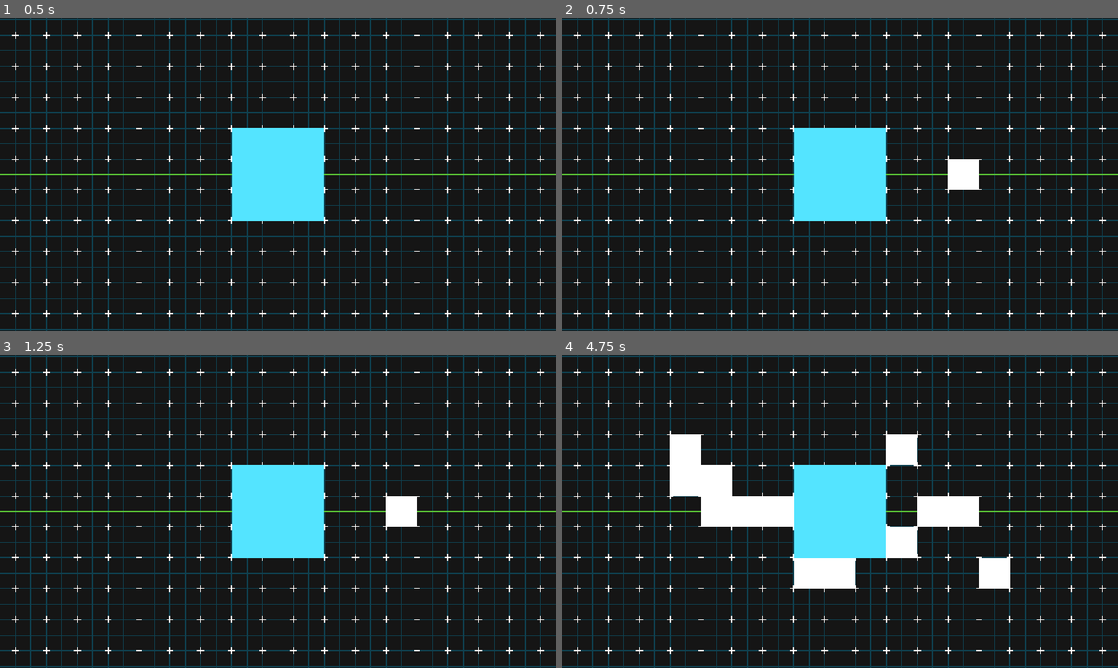
Above: before the commit, frames 1-4 (two rows, left to right).
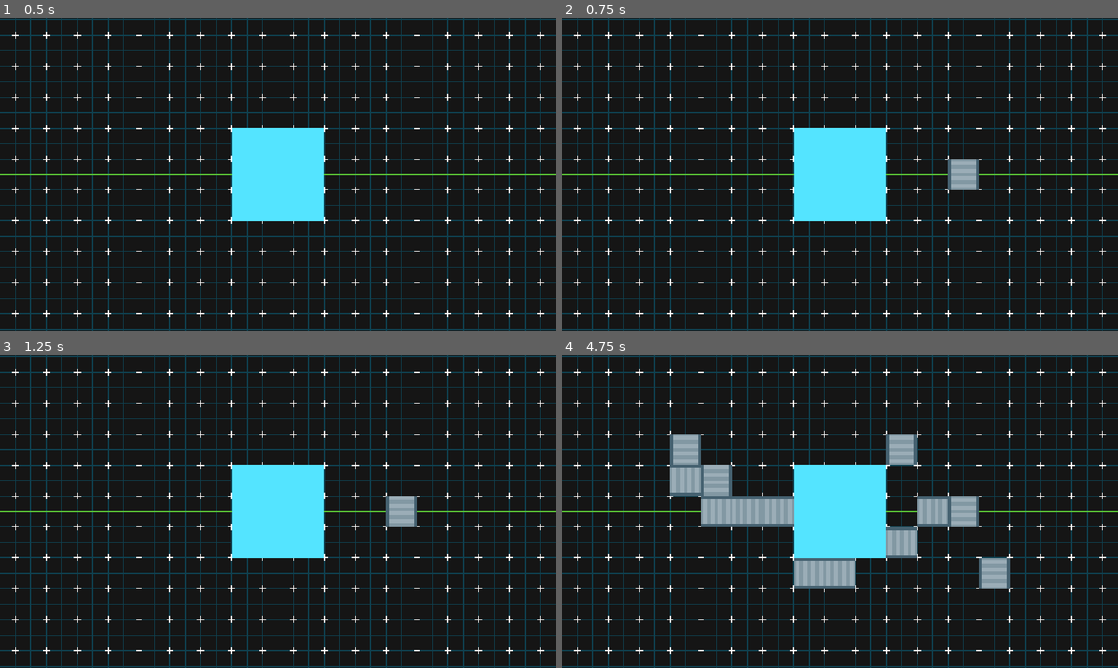
Above: after the commit, the same moments.

Repository: Justingo0/third.space-game
Game: Godot game, scene res://Scenes/test_scene.tscn
Two runs of this game, one before a commit and one after it. Both use one fixed random seed, a clock stepped at 60 frames per second and the inputs below.
Inputs (mouse positions are in pixels of both pictures, inside the frame that each line leads up to):
- Up to frame 1 (0.5 s): no input
- Up to frame 2 (0.75 s): tap Enter at 0.5 s; move the mouse to (962, 158) at 0.52 s; press the mouse at (962, 158) at 0.53 s; hold Right from 0.53 s (still down)
- Up to frame 3 (1.25 s): keep holding Right
- Up to frame 4 (4.75 s): release Right at 1.25 s; release the mouse at (962, 495) at 1.25 s; drag from (728, 527) to (962, 511) at 1.27 s; move the mouse to (895, 442) at 2.02 s; press the mouse at (895, 442) at 2.03 s; hold Right 2.03-2.75 s; release the mouse at (895, 442) at 2.75 s; drag from (812, 574) to (962, 511) at 2.77 s; move the mouse to (1006, 558) at 3.52 s; press the mouse at (1006, 558) at 3.53 s; hold Left 3.53-4.25 s; tap Shift at 3.6 s; release the mouse at (1006, 558) at 4.25 s; drag from (673, 464) to (778, 511) at 4.27 s

Frame 1 is identical in both runs. In frame 2, 0.5% of the frame differs, in the area x 69-75%, y 45-55%; in frame 3, 0.5%; in frame 4, 7.1%, in the area x 19-81%, y 25-75%.

Commit message:
Added Conveyers and Placing Rotation

Diff:
--- a/Scenes/block.tscn
+++ b/Scenes/block.tscn
@@ -1,22 +1,46 @@
 [gd_scene format=3 uid="uid://rbhy07an84kd"]
+
+[ext_resource type="Texture2D" uid="uid://bdrrjxr7btlkg" path="res://Assets/Conveyer/Conveyer1.png" id="1_i67tl"]
+[ext_resource type="Script" uid="uid://b55sc23lgy3qt" path="res://Scripts/block.gd" id="1_s3j4o"]
+[ext_resource type="Texture2D" uid="uid://c4tdwovgc3pl7" path="res://Assets/Conveyer/Conveyer2.png" id="2_s3j4o"]
+[ext_resource type="Texture2D" uid="uid://prbr0scx5n8e" path="res://Assets/Conveyer/Conveyer3.png" id="3_ods6j"]
+[ext_resource type="Texture2D" uid="uid://cglhb72cor8vb" path="res://Assets/Conveyer/Conveyer4.png" id="4_q1lxy"]
 
 [sub_resource type="RectangleShape2D" id="RectangleShape2D_p7o00"]
 size = Vector2(60, 60)
 
+[sub_resource type="SpriteFrames" id="SpriteFrames_p7o00"]
+animations = [{
+"frames": [{
+"duration": 1.0,
+"texture": ExtResource("1_i67tl")
+}, {
+"duration": 1.0,
+"texture": ExtResource("2_s3j4o")
+}, {
+"duration": 1.0,
+"texture": ExtResource("3_ods6j")
+}, {
+"duration": 1.0,
+"texture": ExtResource("4_q1lxy")
+}],
+"loop": 1,
+"name": &"move",
+"speed": 10.0
+}]
+
 [node name="Block" type="Area2D" unique_id=1277094344 groups=["Block"]]
+script = ExtResource("1_s3j4o")
 
 [node name="CollisionShape2D" type="CollisionShape2D" parent="." unique_id=309175764]
 shape = SubResource("RectangleShape2D_p7o00")
 
-[node name="ColorRect" type="ColorRect" parent="." unique_id=1333269450]
-anchors_preset = 8
-anchor_left = 0.5
-anchor_top = 0.5
-anchor_right = 0.5
-anchor_bottom = 0.5
-offset_left = -32.0
-offset_top = -32.0
-offset_right = 32.0
-offset_bottom = 32.0
-grow_horizontal = 2
-grow_vertical = 2
+[node name="Body" type="AnimatedSprite2D" parent="." unique_id=1473264716]
+texture_filter = 1
+sprite_frames = SubResource("SpriteFrames_p7o00")
+animation = &"move"
+autoplay = "move"
+frame = 1
+frame_progress = 0.28229576
+
+[connection signal="frame_changed" from="Body" to="." method="_on_body_frame_changed"]
--- a/Scenes/home.tscn
+++ b/Scenes/home.tscn
@@ -1,9 +1,12 @@
 [gd_scene format=3 uid="uid://3lhr0h1b5ej"]
+
+[ext_resource type="Script" uid="uid://bh5nni1cbpipd" path="res://Scripts/home_scripts.gd" id="1_uq2cn"]
 
 [sub_resource type="RectangleShape2D" id="RectangleShape2D_p7o00"]
 size = Vector2(192, 192)
 
 [node name="Home" type="StaticBody2D" unique_id=1526990172]
+script = ExtResource("1_uq2cn")
 
 [node name="CollisionShape2D" type="CollisionShape2D" parent="." unique_id=1509512366]
 shape = SubResource("RectangleShape2D_p7o00")
--- /dev/null
+++ b/Scenes/ore.tscn
@@ -0,0 +1,23 @@
+[gd_scene format=3 uid="uid://cbeydmwbdnvel"]
+
+[sub_resource type="RectangleShape2D" id="RectangleShape2D_p7o00"]
+size = Vector2(32, 32)
+
+[node name="Ore" type="CharacterBody2D" unique_id=492353068]
+
+[node name="CollisionShape2D" type="CollisionShape2D" parent="." unique_id=1146385207]
+shape = SubResource("RectangleShape2D_p7o00")
+
+[node name="ColorRect" type="ColorRect" parent="." unique_id=1234431372]
+anchors_preset = 8
+anchor_left = 0.5
+anchor_top = 0.5
+anchor_right = 0.5
+anchor_bottom = 0.5
+offset_left = -16.0
+offset_top = -16.0
+offset_right = 16.0
+offset_bottom = 16.0
+grow_horizontal = 2
+grow_vertical = 2
+color = Color(1, 0.5647059, 0, 1)
--- /dev/null
+++ b/Scripts/block.gd
@@ -0,0 +1,10 @@
+extends Area2D
+
+@export var held:bool
+
+func _ready() -> void:
+	$Body.frame = GameManager.conveyer_frame
+
+func _on_body_frame_changed() -> void:
+	if held:
+		GameManager.conveyer_frame = $Body.frame
--- a/Scripts/camera.gd
+++ b/Scripts/camera.gd
@@ -2,8 +2,8 @@
 
 @onready var build_cursor = $BuildCursor
 
-var mouse_starting_pos = Vector2.ZERO
-var starting_cam_pos = Vector2.ZERO
+var mouse_starting_pos := Vector2.ZERO
+var starting_cam_pos := Vector2.ZERO
 var dragging := false
 
 var building := false
@@ -13,11 +13,14 @@
 		set_build_cursor(building_object)
 	get:
 		return building_object
+var last_object_built = null
 
 enum actions {placing, deleting, moving}
 var current_action
 
 # PRIVATE SETTINGS
+var GRID_SIZE = 64
+
 var ZOOM_SPEED = 0.1
 var MIN_ZOOM = 0.5
 var MAX_ZOOM = 2
@@ -45,16 +48,16 @@
 			position = (starting_cam_pos + (mouse_starting_pos - get_global_mouse_position())).clamp(Vector2(limit_left+viewport_size.x, limit_top+viewport_size.y), Vector2(limit_right-viewport_size.x, limit_bottom-viewport_size.y))
 	if event.is_action_released("Place"):
 		current_action = null
+		last_object_built = null
 	if event.is_action_released("Delete"):
 		current_action = null
 
 func _physics_process(_delta: float) -> void:
-	build_cursor.global_position = get_global_mouse_position().snapped(Vector2(64, 64))
-
 	if Input.is_action_pressed("Place"):
 		place(building_object)
 	if Input.is_action_pressed("Delete"):
 		delete()
+	build_cursor.global_position = get_global_mouse_position().snapped(Vector2(64, 64))
 
 func set_build_cursor(object:PackedScene):
 	if build_cursor.get_child_count() > 1:
@@ -70,13 +73,34 @@
 	build_cursor.add_child(highlight)
 	highlight.position = Vector2.ZERO
 
+	if "held" in highlight:
+		highlight.held = true
+
 func place(object:PackedScene):
 	if not object or not building or dragging: return
-	if build_cursor.get_child(0).has_overlapping_areas() or build_cursor.get_child(0).has_overlapping_bodies(): return
+	if build_cursor.get_child(0).has_overlapping_areas() or build_cursor.get_child(0).has_overlapping_bodies():
+		if last_object_built and build_cursor.global_position != last_object_built.global_position:
+			var direction = last_object_built.global_position.direction_to(get_global_mouse_position())
+			if abs(direction.x) > abs(direction.y):
+				direction = Vector2(sign(direction.x), 0)
+			else:
+				direction = Vector2(0, sign(direction.y))
+			last_object_built.rotation = deg_to_rad(rad_to_deg(direction.angle()) + 90)
+		return
 
 	var placed_object = object.instantiate()
 	get_tree().current_scene.add_child(placed_object)
 	placed_object.global_position = build_cursor.global_position
+
+	if last_object_built:
+		var direction = last_object_built.global_position.direction_to(placed_object.global_position)
+		if abs(direction.x) > abs(direction.y):
+			direction = Vector2(sign(direction.x), 0)
+		else:
+			direction = Vector2(0, sign(direction.y))
+		last_object_built.rotation = deg_to_rad(rad_to_deg(direction.angle()) + 90)
+		placed_object.rotation = deg_to_rad(rad_to_deg(direction.angle()) + 90)
+	last_object_built = placed_object
 
 	current_action = actions.placing
 
--- /dev/null
+++ b/Scripts/game_manager.gd
@@ -0,0 +1,4 @@
+extends Resource
+class_name GameManager
+
+static var conveyer_frame:int = 0
--- /dev/null
+++ b/Scripts/home_scripts.gd
@@ -0,0 +1,3 @@
+extends StaticBody2D
+
+@export var inventory:Dictionary
Binary file added: Assets/Conveyer/Conveyer1.png
Not shown, added: Assets/Conveyer/Conveyer1.png.import
Binary file added: Assets/Conveyer/Conveyer2.png
Not shown, added: Assets/Conveyer/Conveyer2.png.import
Binary file added: Assets/Conveyer/Conveyer3.png
Not shown, added: Assets/Conveyer/Conveyer3.png.import
Binary file added: Assets/Conveyer/Conveyer4.png
Not shown, added: Assets/Conveyer/Conveyer4.png.import
Not shown, added: Scripts/block.gd.uid
Not shown, added: Scripts/game_manager.gd.uid
Not shown, added: Scripts/home_scripts.gd.uid
